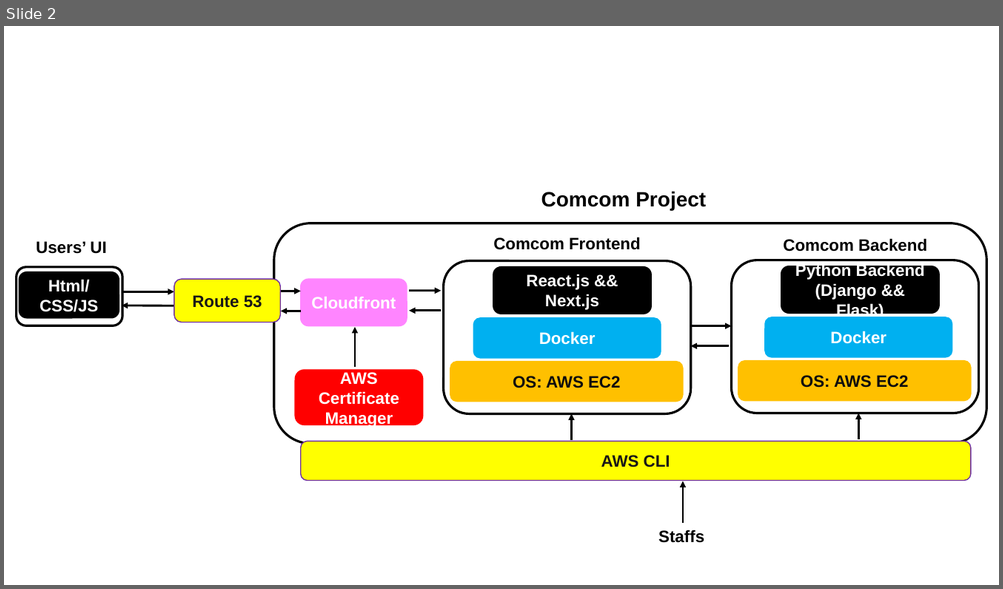
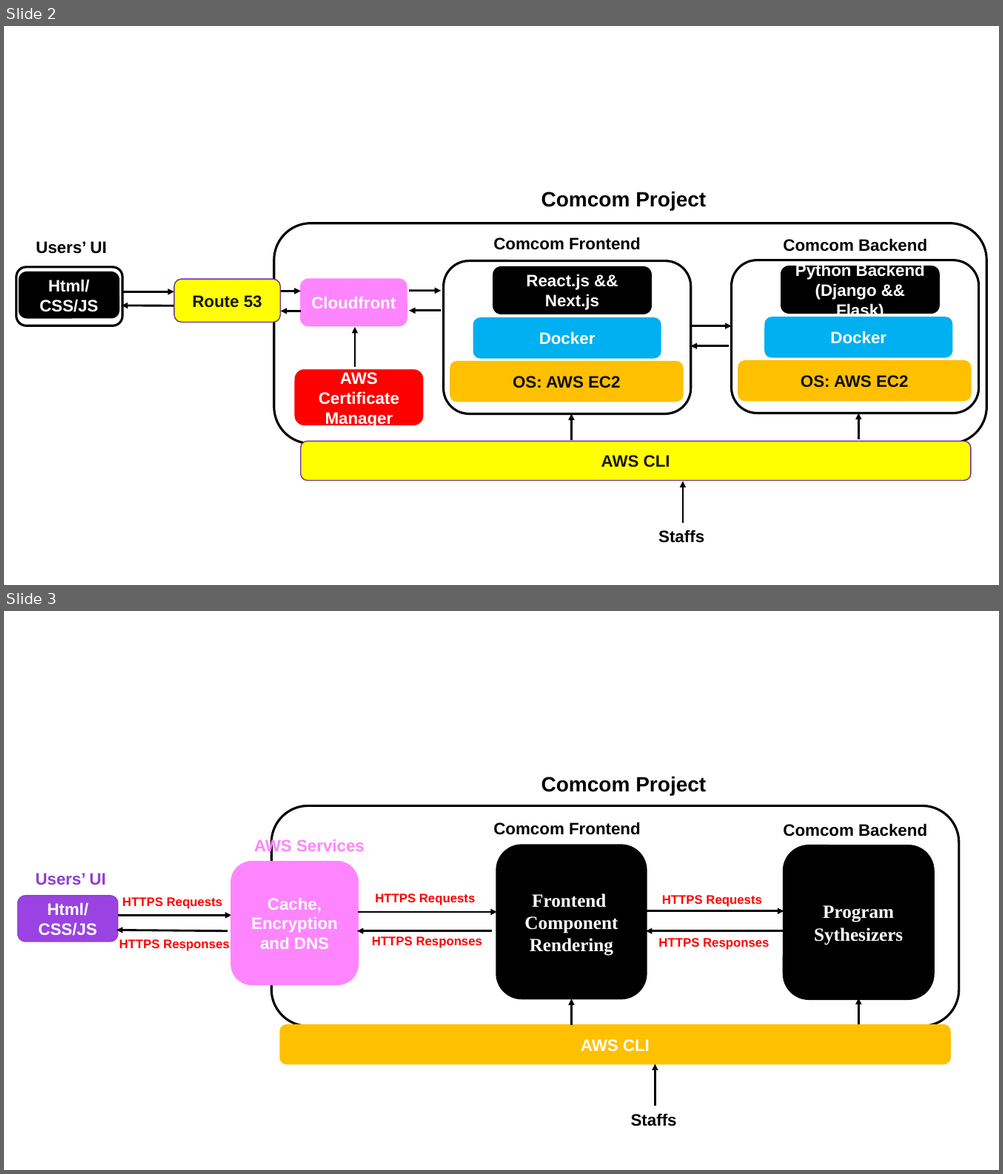
Before and after one commit to Yan-Cheng-Hsu/ComCom-SystemDesignDocuments, a slide deck: docs/plotterr.pptx. Shown one above the other, each under a label of ours: slide 2 before the commit, slides 2 and 3 after it. The pictures are 1003x589 and 1003x1174 pixels, drawn with LibreOffice and Linux fonts; fonts in the diff are those of the drawing. Boxes give left, top, right and bottom in pixels: in the first picture for what was removed or moved away, otherwise in the second. Text is boxed around its words. In the diff, an @@ line names an element or a change of style, - is before the commit and + after.

```diff
--- a/docs/plotterr.pptx
+++ b/docs/plotterr.pptx
@@ slide 3 added at [4,611,999,1170], background #FFFFFF @@
@@ text added at [541,776,706,796], 20 pt, text #000000, bold @@
+Comcom Project
@@ rounded rectangle added at [271,806,959,1027], fill #FFFFFF, outline #000000 2.25 pt @@
@@ text added at [493,822,640,835], 16 pt, text #000000, bold @@
+Comcom Frontend
@@ text added at [782,823,927,837], 16 pt, text #000000, bold @@
+Comcom Backend
@@ text added at [254,838,364,855], 16 pt, text #FF85FF, bold @@
+AWS Services
@@ rounded rectangle added at [497,846,646,998], fill #000000, outline #000000 2.25 pt, 18 pt, text #FFFFFF, bold @@
+Frontend Component Rendering
@@ rounded rectangle added at [784,846,933,999], fill #000000, outline #000000 2.25 pt, 18 pt, text #FFFFFF, bold @@
+Program Sythesizers
@@ text added at [35,873,105,886], 16 pt, text #913ED1, bold @@
+Users’ UI
@@ rounded rectangle added at [232,862,358,985], fill #FF85FF, outline #FF85FF 1.5 pt, 16 pt, text #FFFFFF, bold @@
+Cache, Encryption and DNS
@@ rounded rectangle added at [18,896,118,943], fill #9A43E2, outline #913ED1 1 pt, 16 pt, text #FFFFFF, bold @@
+Html/CSS/JS
@@ text added at [122,897,222,909], 12 pt, text #FF0000, bold @@
+HTTPS Requests
@@ text added at [375,894,475,906], 12 pt, text #FF0000, bold @@
+HTTPS Requests
@@ text added at [662,895,761,907], 12 pt, text #FF0000, bold @@
+HTTPS Requests
@@ arrow added from (118, 915) to (232, 915), #000000 2 pt @@
@@ arrow added from (358, 912) to (497, 912), #000000 2 pt @@
@@ arrow added from (646, 911) to (784, 911), #000000 2 pt @@
@@ arrow added from (227, 931) to (116, 931), #000000 2 pt @@
@@ text added at [119,940,229,951], 12 pt, text #FF0000, bold @@
+HTTPS Responses
@@ arrow added from (492, 931) to (357, 931), #000000 2 pt @@
@@ text added at [372,937,482,948], 12 pt, text #FF0000, bold @@
+HTTPS Responses
@@ arrow added from (784, 931) to (646, 931), #000000 2 pt @@
@@ text added at [658,938,768,950], 12 pt, text #FF0000, bold @@
+HTTPS Responses
@@ arrow added from (571, 1025) to (571, 999), #000000 2 pt @@
@@ arrow added from (858, 1025) to (858, 998), #000000 2 pt @@
@@ rounded rectangle added at [280,1025,950,1065], fill #FFC000, outline #FFC000 1 pt, 16 pt, text #FFFFFF, bold @@
+AWS CLI
@@ arrow added from (654, 1106) to (654, 1065), #000000 2 pt @@
@@ text added at [631,1113,677,1127], 16 pt, text #000000, bold @@
+Staffs
```
Also in this commit, not shown: 5 other files.
